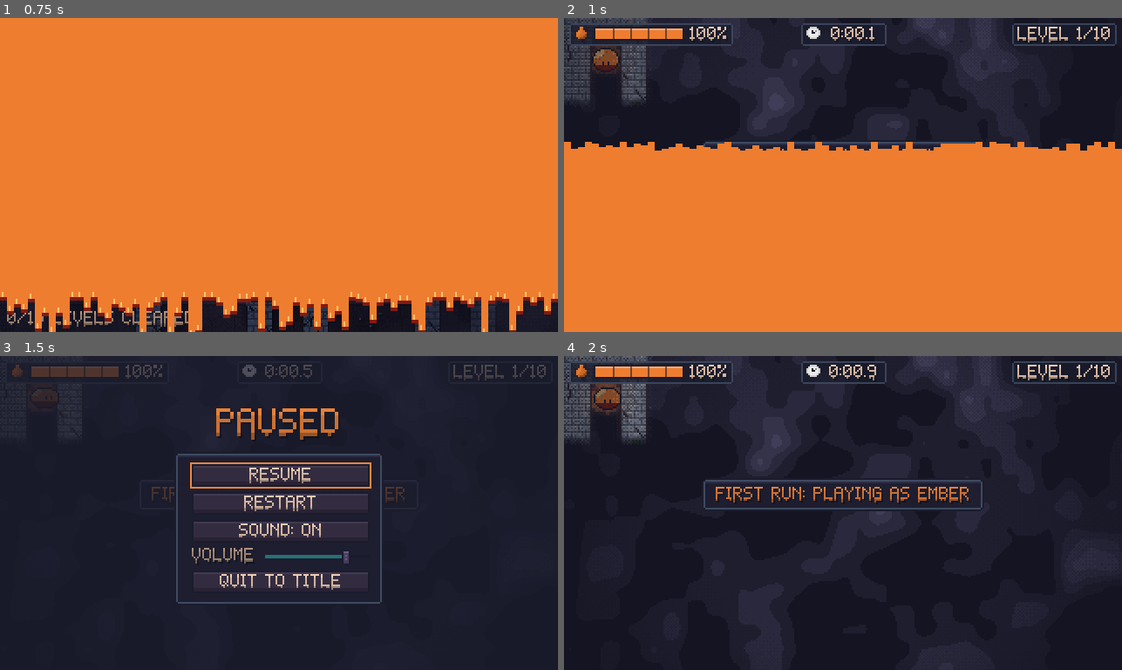
Above: before the commit, frames 1-4 (two rows, left to right).
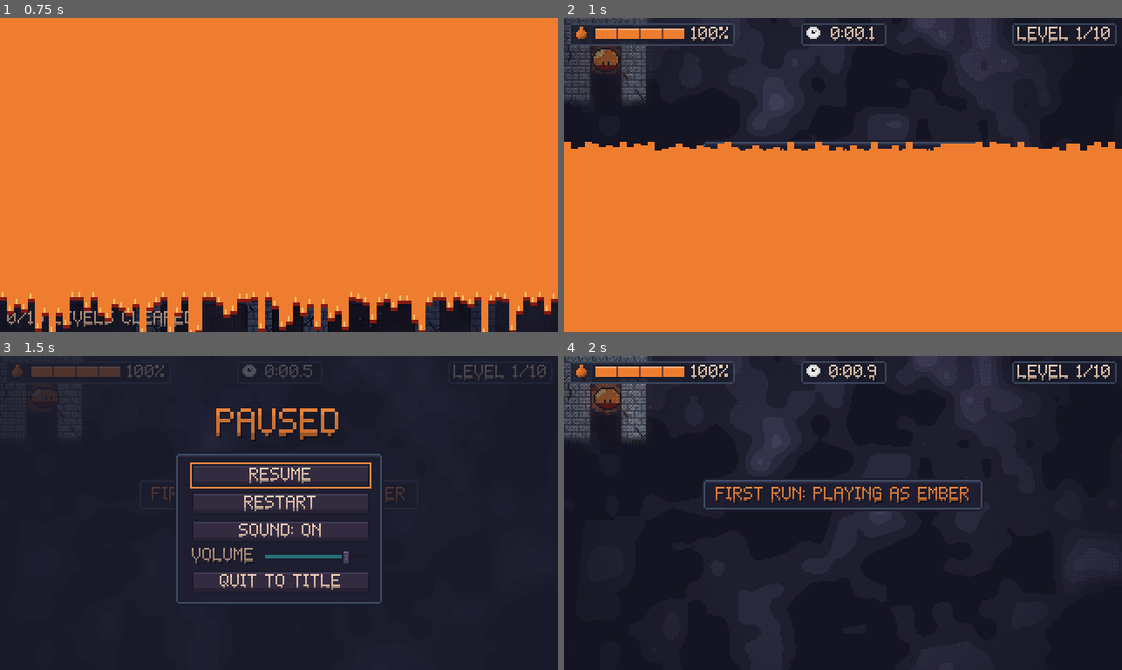
Above: after the commit, the same moments.

Repository: AveryBlue-GD/slime-time
Game: Godot game, scene res://scenes/title.tscn
Same seed, same stepped clock (60 frames per second), same inputs: the game is played once before the commit and once after it.
Inputs (mouse positions are in pixels of both pictures, inside the frame that each line leads up to):
- Up to frame 1 (0.75 s): click "NEW GAME" at 0.5 s
- Up to frame 2 (1 s): no input
- Up to frame 3 (1.5 s): tap Enter at 1.25 s; move the mouse to (401, 497) at 1.27 s; hold D (move_right) from 1.28 s (still down); tap P at 1.35 s; click (401, 497) at 1.42 s
- Up to frame 4 (2 s): keep holding D (move_right); tap Space (jump) at 1.52 s

Frame 1 is identical in both runs. In frame 2, 0.3% of the frame differs, in the area x 8-31%, y 1-9%; in frame 3, 0.2%; in frame 4, 0.3%.

Commit message:
Slime meter in four 25% chunks
Co-Authored-By: Claude Opus 5.5 <noreply@anthropic.com>

Diff:
--- a/scripts/hud.gd
+++ b/scripts/hud.gd
@@ -4,8 +4,10 @@
 ## color + percent), run timer (clock icon), level name. Plus a center message on a panel, the
 ## gold NEW RECORD! banner with sparkling chalices, and a soft vignette under it all.
 
-const BAR_SIZE := Vector2(50, 6)
-const SEGMENTS := 5
+## Four 25% chunks: 12 px each with 1 px gaps (4 * 12 + 3 = 51).
+const BAR_SIZE := Vector2(51, 6)
+const SEGMENTS := 4
+const CHUNK := 12
 const POD_MARGIN := 3
 ## Below this percent the meter turns red and pulses.
 const LOW_PERCENT := 20.0
@@ -148,7 +150,7 @@
 	fill = _add_rect(meter, Vector2.ONE, BAR_SIZE, goo_color)
 	_shine = _add_rect(meter, Vector2.ONE, Vector2(BAR_SIZE.x, 1), Color(1, 1, 1, 0.35))
 	for i in range(1, SEGMENTS):
-		_add_rect(meter, Vector2(1 + i * BAR_SIZE.x / SEGMENTS, 1), Vector2(1, BAR_SIZE.y), Color(FRAME_COLOR, 0.6))
+		_add_rect(meter, Vector2(i * (CHUNK + 1), 1), Vector2(1, BAR_SIZE.y), Color(FRAME_COLOR, 0.6))
 	return meter
 
 
